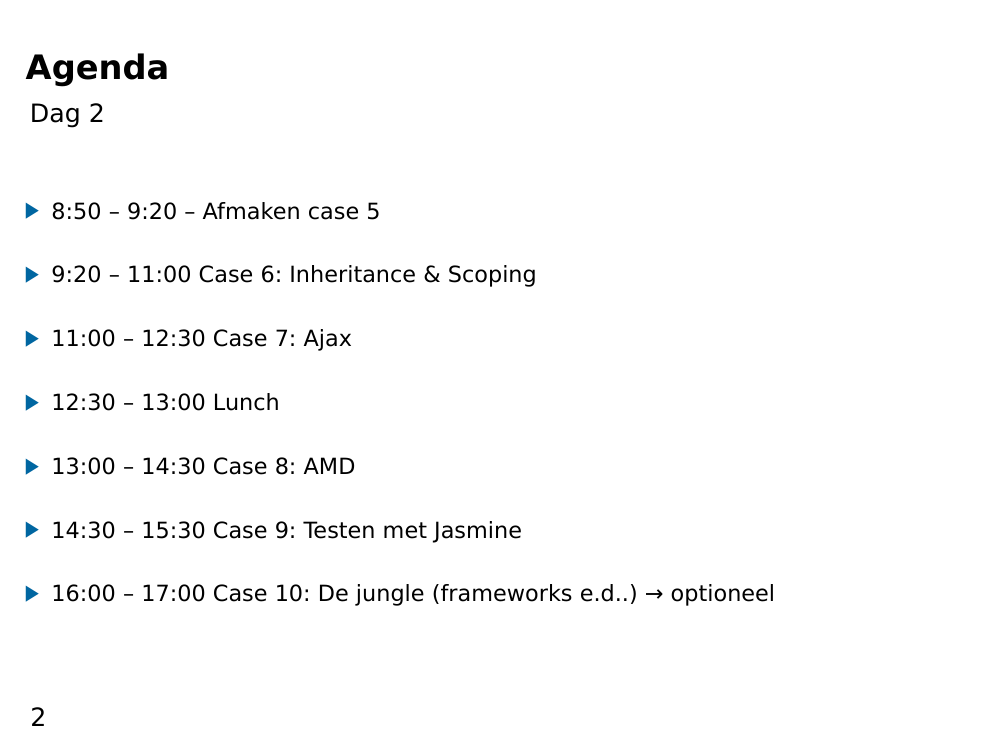
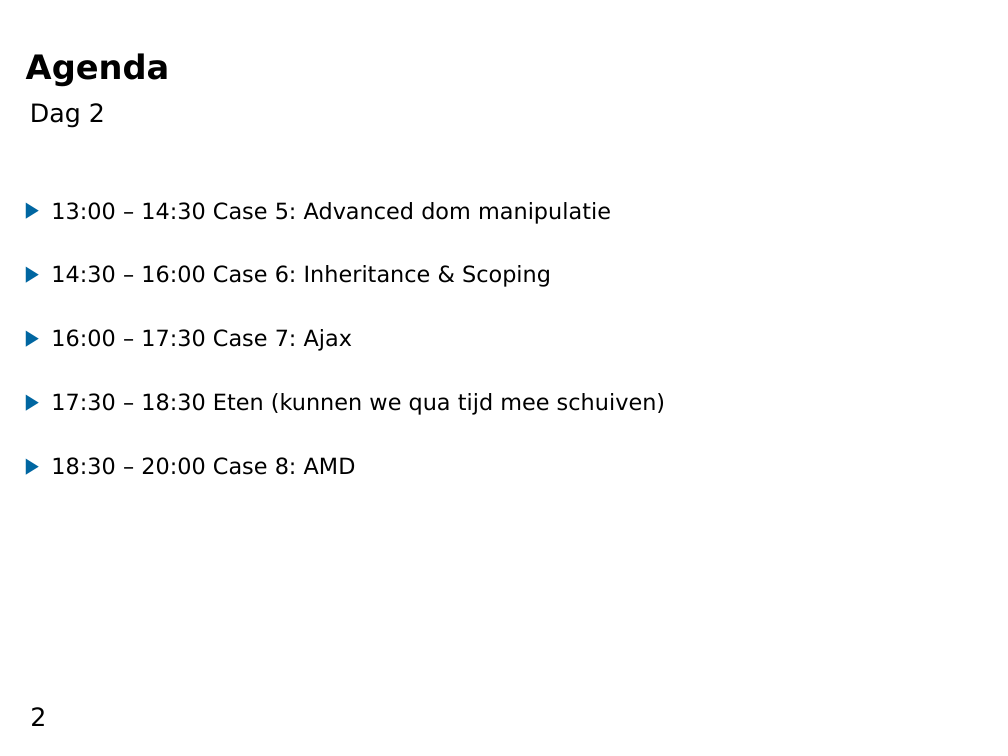
Before and after one commit to pawjanssen/javascript_training, a slide deck: slide 2 of opdrachten/Presentaties/intro_dag_2.odp. Drawn at 1008x756 pixels with LibreOffice and Linux fonts; fonts in the diff are those of the drawing; background and template pictures are left out. Boxes give left, top, right and bottom in pixels: in the first picture for what was removed or moved away, otherwise in the second. Text is boxed around its words. In the diff, an @@ line names an element or a change of style, - is before the commit and + after.

```diff
--- a/opdrachten/Presentaties/intro_dag_2.odp
+++ b/opdrachten/Presentaties/intro_dag_2.odp
@@ text at bbox=[51, 202, 665, 475]: text changed @@
-▶ 8:50 – 9:20 – Afmaken case 5
-▶ 9:20 – 11:00 Case 6: Inheritance & Scoping
-▶ 11:00 – 12:30 Case 7: Ajax
-▶ 12:30 – 13:00 Lunch
-▶ 13:00 – 14:30 Case 8: AMD
-▶ 14:30 – 15:30 Case 9: Testen met Jasmine
-▶ 16:00 – 17:00 Case 10: De jungle (frameworks e.d..) → optioneel
+▶ 13:00 – 14:30 Case 5: Advanced dom manipulatie
+▶ 14:30 – 16:00 Case 6: Inheritance & Scoping
+▶ 16:00 – 17:30 Case 7: Ajax
+▶ 17:30 – 18:30 Eten (kunnen we qua tijd mee schuiven)
+▶ 18:30 – 20:00 Case 8: AMD
```
Also in this commit, not shown: 1 other slide changed, 1 other file.
